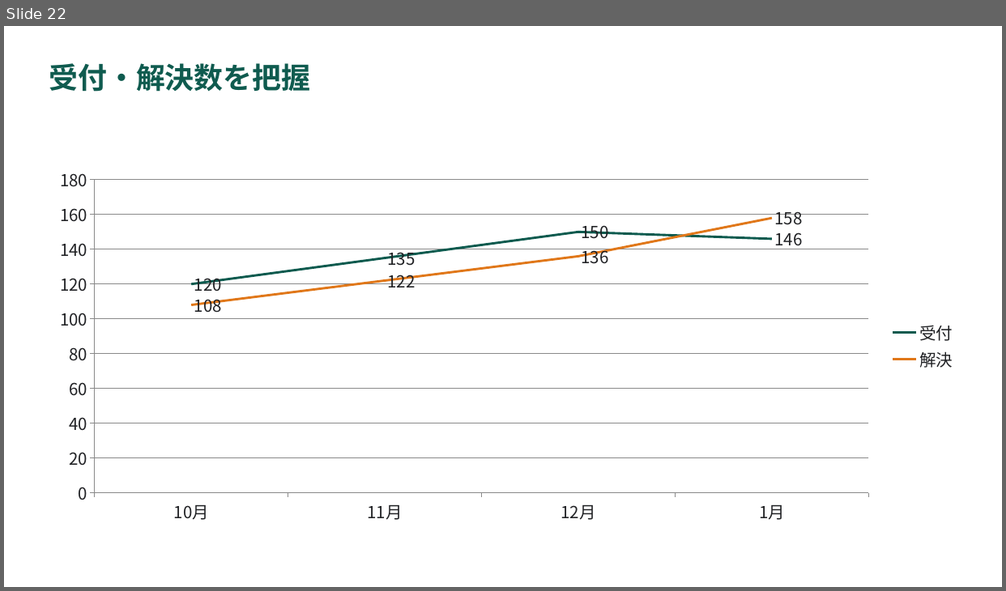
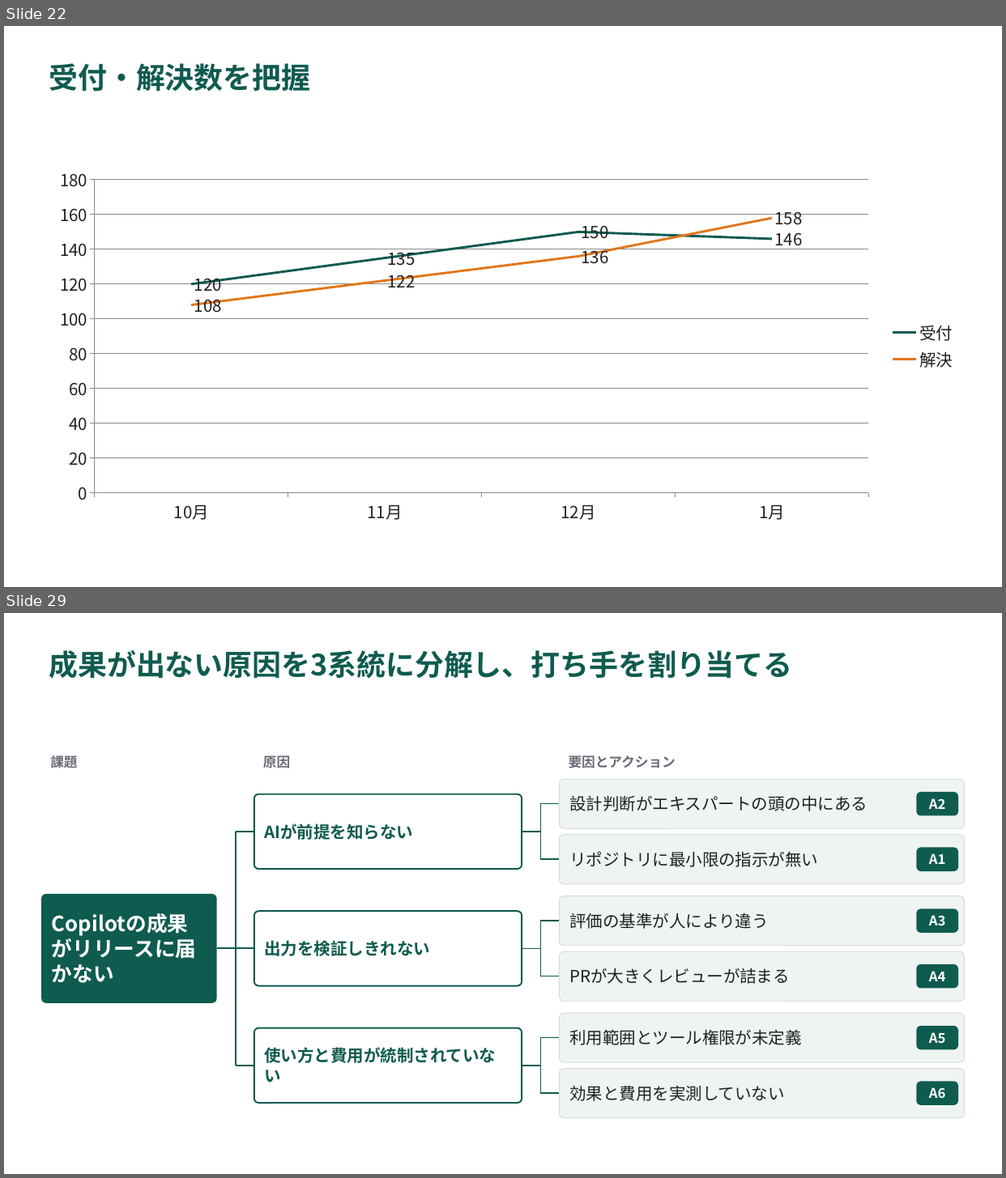
Before and after one commit to YHirano7/Artifacts, a slide deck: skills/pptx-deck/examples/component-gallery/component-gallery.pptx. Shown one above the other, each under a label of ours: slide 22 before the commit, slides 22 and 29 after it; the slides between them are not shown. The pictures are 1006x591 and 1006x1178 pixels, drawn with LibreOffice and Linux fonts; fonts in the diff are those of the drawing. Boxes give left, top, right and bottom in pixels: in the first picture for what was removed or moved away, otherwise in the second. Text is boxed around its words. In the diff, an @@ line names an element or a change of style, - is before the commit and + after.

```diff
--- a/skills/pptx-deck/examples/component-gallery/component-gallery.pptx
+++ b/skills/pptx-deck/examples/component-gallery/component-gallery.pptx
@@ slide 29 added at (x1=4, y1=613, x2=1002, y2=1174), background #FFFFFF @@
@@ title added at (x1=49, y1=650, x2=792, y2=679), 28 pt, text #0F5B4F, bold @@
+成果が出ない原因を3系統に分解し、打ち手を割り当てる
@@ text added at (x1=50, y1=753, x2=77, y2=771), 13 pt, text #696C76, bold @@
+課題
@@ text added at (x1=263, y1=756, x2=290, y2=768), 13 pt, text #696C76, bold @@
+原因
@@ text added at (x1=569, y1=756, x2=675, y2=769), 13 pt, text #696C76, bold @@
+要因とアクション
@@ group added at (x1=254, y1=779, x2=965, y2=884): 5 rounded rectangles, 2 texts @@
+設計判断がエキスパートの頭の中にある
+A2
+リポジトリに最小限の指示が無い
+A1
+AIが前提を知らない
@@ line added from (541, 804) to (541, 859), #0F5B4F 1.25 pt @@
@@ line added from (541, 804) to (560, 804), #0F5B4F 1.25 pt @@
@@ line added from (236, 832) to (236, 1066), #0F5B4F 1.5 pt @@
@@ line added from (236, 832) to (254, 832), #0F5B4F 1.5 pt @@
@@ line added from (522, 832) to (541, 832), #0F5B4F 1.25 pt @@
@@ line added from (541, 859) to (560, 859), #0F5B4F 1.25 pt @@
@@ rounded rectangle added at (x1=41, y1=894, x2=216, y2=1003), fill #0F5B4F, 20 pt, text #FFFFFF, bold @@
+Copilotの成果がリリースに届かない
@@ group added at (x1=254, y1=896, x2=965, y2=1001): 5 rounded rectangles, 2 texts @@
+評価の基準が人により違う
+A3
+PRが大きくレビューが詰まる
+A4
+出力を検証しきれない
@@ line added from (541, 921) to (541, 977), #0F5B4F 1.25 pt @@
@@ line added from (541, 921) to (560, 921), #0F5B4F 1.25 pt @@
@@ line added from (216, 948) to (236, 948), #0F5B4F 1.5 pt @@
@@ line added from (236, 948) to (254, 948), #0F5B4F 1.5 pt @@
@@ line added from (522, 948) to (541, 948), #0F5B4F 1.25 pt @@
@@ line added from (541, 977) to (560, 977), #0F5B4F 1.25 pt @@
@@ group added at (x1=254, y1=1013, x2=965, y2=1118): 5 rounded rectangles, 2 texts @@
+利用範囲とツール権限が未定義
+A5
+効果と費用を実測していない
+A6
+使い方と費用が統制されていない
@@ line added from (541, 1038) to (541, 1093), #0F5B4F 1.25 pt @@
@@ line added from (541, 1038) to (560, 1038), #0F5B4F 1.25 pt @@
@@ line added from (236, 1066) to (254, 1066), #0F5B4F 1.5 pt @@
@@ line added from (522, 1066) to (541, 1066), #0F5B4F 1.25 pt @@
@@ line added from (541, 1093) to (560, 1093), #0F5B4F 1.25 pt @@
```
Also in this commit, not shown: 10 other slides added, 26 other files.
